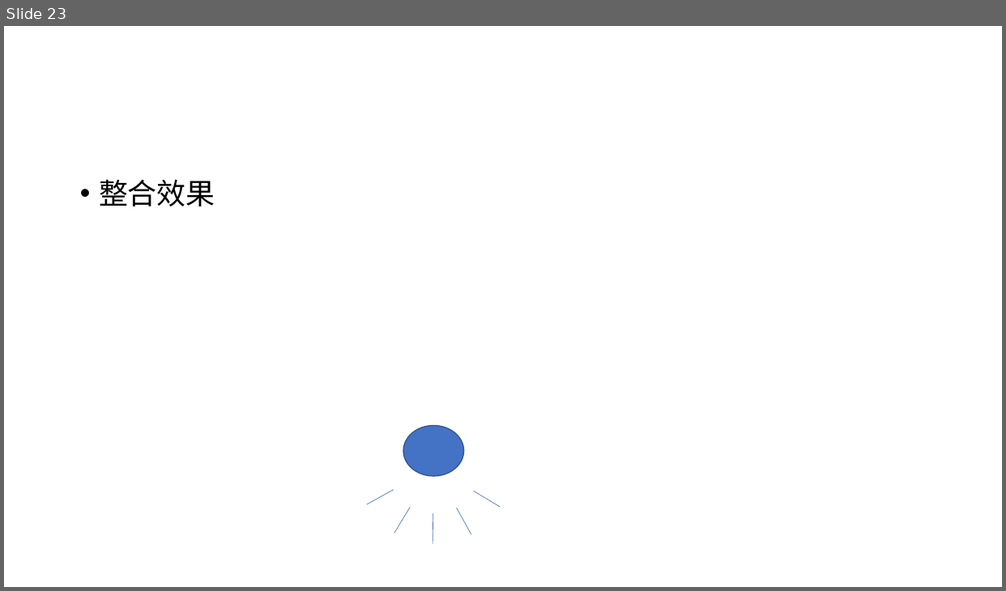
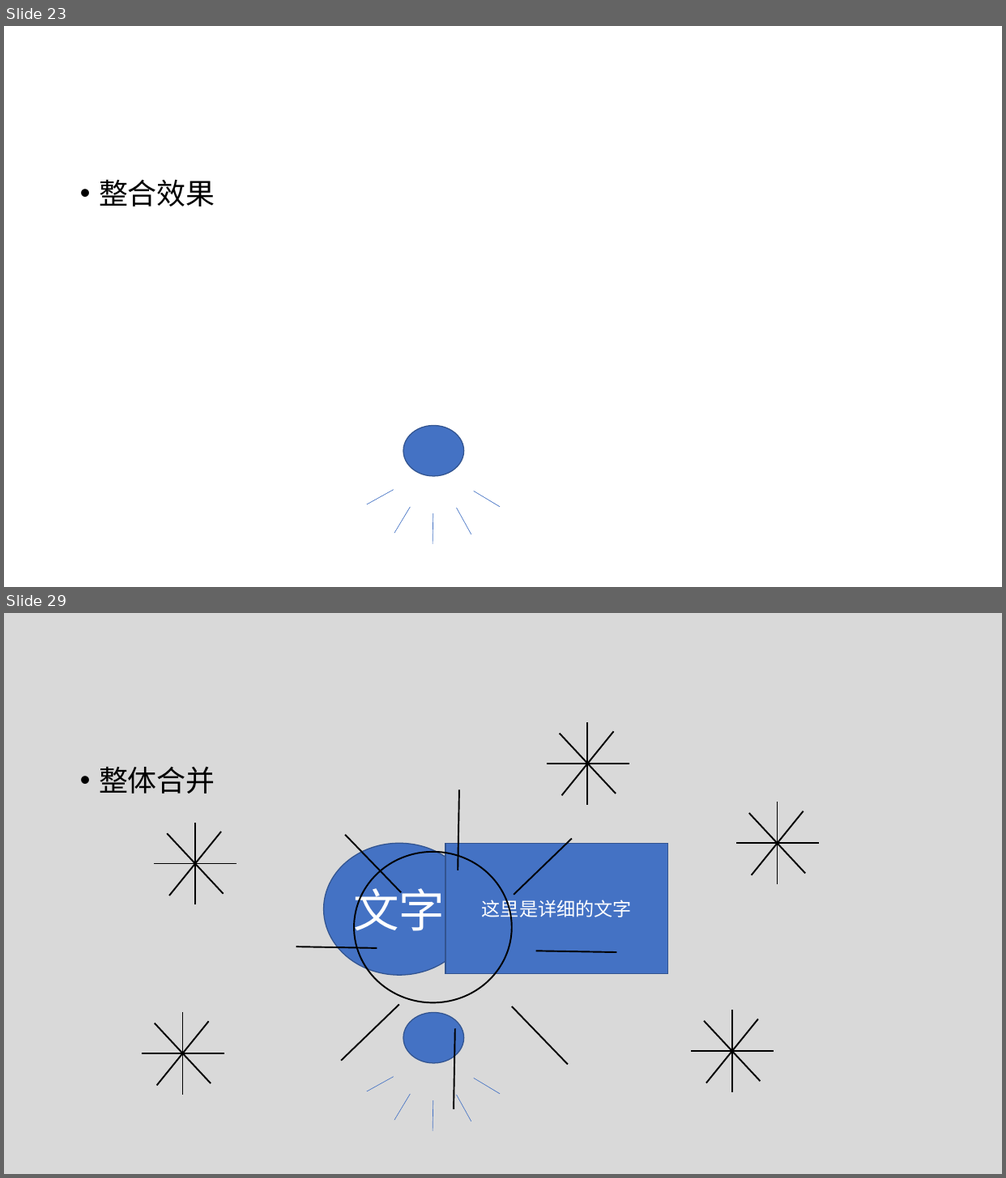
Before and after one commit to Canhui/PPT_Animation_Samples, a slide deck: PPT-Animation-Samples (Part 2).pptx. Shown one above the other, each under a label of ours: slide 23 before the commit, slides 23 and 29 after it; the slides between them are not shown. The pictures are 1006x591 and 1006x1178 pixels, drawn with LibreOffice and Linux fonts; fonts in the diff are those of the drawing. Boxes give left, top, right and bottom in pixels: in the first picture for what was removed or moved away, otherwise in the second. Text is boxed around its words. In the diff, an @@ line names an element or a change of style, - is before the commit and + after.

```diff
--- a/PPT-Animation-Samples (Part 2).pptx
+++ b/PPT-Animation-Samples (Part 2).pptx
@@ slide 29 added at (4,613,1002,1174), background #D9D9D9 @@
@@ group added at (547,722,629,805): 4 lines @@
@@ text added at (99,767,215,794), 28 pt, text #000000 @@
+• 整体合并
@@ group added at (736,803,819,884): 4 lines @@
@@ group added at (155,823,236,905): 4 lines @@
@@ ellipse added at (324,844,475,975), fill #4472C4, outline #325491 1 pt, 44 pt, text #FFFFFF @@
+文字
@@ group added at (296,790,617,1110): 8 lines @@
@@ ellipse added at (355,852,513,1003), outline #000000 1.5 pt @@
@@ rectangle added at (445,844,668,973), fill #4472C4, outline #325491 1 pt, 18 pt, text #FFFFFF @@
+这里是详细的文字
@@ group added at (142,1013,224,1095): 4 lines @@
@@ ellipse added at (404,1013,464,1063), fill #4472C4, outline #325491 1 pt @@
@@ group added at (691,1011,774,1093): 4 lines @@
@@ line added from (367, 1093) to (394, 1077), #4472C4 0.5 pt @@
@@ line added from (394, 1121) to (411, 1094), #4472C4 0.5 pt @@
@@ line added from (471, 1122) to (456, 1095), #4472C4 0.5 pt @@
@@ line added from (500, 1094) to (474, 1079), #4472C4 0.5 pt @@
@@ line added from (433, 1131) to (433, 1101), #4472C4 0.5 pt @@
```
Also in this commit, not shown: 3 slides changed, 5 other slides added, 1 other file.
